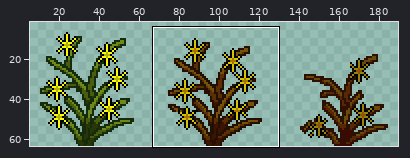
File history of a sprite sheet, TunedBeta/images/environment/WaterStarGrass.png. Above: a wide view before the commit, with the close-up outlined.
Close-up. As it was:
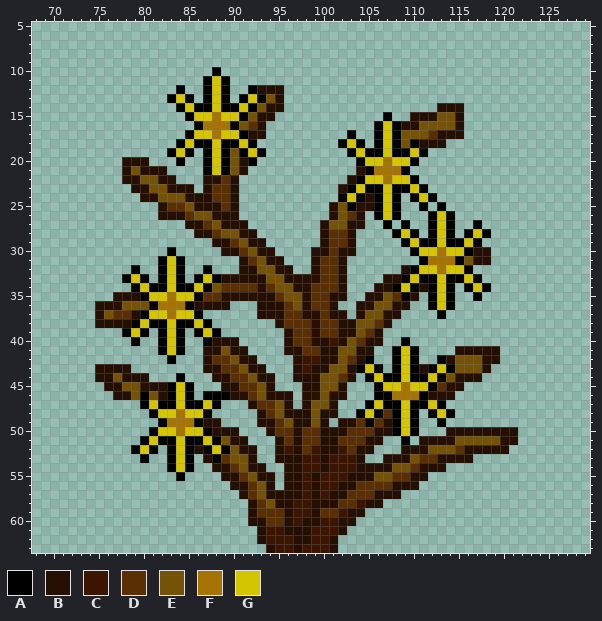
The file is 192x64 pixels. Shown: x 68..129, y 5..63. The wide view leaves out empty margins. The commit also changed other parts of the picture, which this record leaves out.
Palette (. is transparent): A #000000  B #250f02  C #3b1501  D #592f03  E #745207  F #a57404  G #d4c500
Pixels before (only the part around the change), first column x 68:
 5 ..............................................................
 6 ..............................................................
 7 ..............................................................
 8 ..............................................................
 9 ..............................................................
10 ....................A.........................................
11 ...................AGA........................................
12 ................A..AGA..ABBB..................................
13 ...............AGA.AGA.AGAEB..................................
14 ................AGAAGAAGAEBB.................BBB..............
15 .................AGGFGGAEBB............A..BBBEEB..............
16 ..................AFFFAEDB............AGABBEEEEB..............
17 .................AGGFGGABB.........A..AGAEEEDBBB..............
18 ................AGAAGAAGA.........AGA.AGAEABBB................
19 ...............AGA.AGAEAGA.........AGAAGAAGA..................
20 ..........BBB...A..AGAEBA...........AGGFGGA...................
21 ..........BEBBB....AGAEB............BAFFFA....................
22 ..........BBEEBB...BBDB............BAGGFGGA...................
23 ...........BBEEBBB.BDDB...........BAGAAGAAGA..................
24 ............BBEEEBBBDDB...........AGABAGA.AGA.................
25 ..............BDDEBBBDB..........BEABBAGA..A.A................
26 ..............BBBDEEBBB..........BEDB.AGA...AGA...............
27 .................BBDEBBB........BEEBB..A.A..AGA..A............
28 ..................BBDEEBB.......BDDB....AGA.AGA.AGA...........
29 ....................BBDEBB......BDDB.....AGAAGAAGA............
30 ...............A.....BBDEBB....BBDBB......AGGFGGABB...........
31 ..............AGA......BDEBB...BDDB........AFFFAEBB...........
32 ...........A..AGA..A...BBEEBB..BDDB......BAGGFGGA.............
33 ..........AGA.AGA.AGABBBBBEEBBBBDDB....BBAGAAGAAGA............
34 ...........AGAAGAAGAEDDDDBDEEBBDDDB...BBAGABAGA.AGA...........
35 .........BBBAGGFGGADDBBBBBBDEEBDDBB..BBEDAB.AGA..A............
36 .......BBBEEEAFFFABBBB...BBBDEBDDB..BBEEBB..AGA...............
37 .......BEDDBAGGFGGA......BBBDDBBDBB.BEEBB....A................
38 .......BBBBAGAAGAAGA.......BDDDBDDBBEEDB......................
39 ..........AGA.AGA.AGA.......BDDBDDBBEDB.......................
40 ...........A..AGA..ABBB.....BDDBBCBEDBB..A....................
41 ..............AGA..BBEBB....BBDDBBEEBB..AGA....BBBBB..........
42 ...............A...BDDEBB....BCCBBEDBA..AGA..ABEEEBB..........
43 .......BBBB........BBDDEBB...BCBBEEBAGA.AGABAGAEEEB...........
44 .......BBEBBB...A...BBDDEBB..BBBEEDB.AGAAGAAGAEBBB............
45 ........BBEEBBBAGA...BBDDEB...BBEEB...AGGFGGADBB..............
46 .........BBEAEBAGA.AAABBDEBBB.BBEBB...AAFFFABBB...............
47 ............AGAAGAAGA...BDDEB.BEEB...AGAAGAAGA................
48 .............AGGFGGA.....BDEBBBEBB..AGADAGA.AGA...............
49 ..............AFFFABB....BBDEBBEB.BBDADBAGA..A................
50 .............AGGFGGABBB...BDDBDDBBBDDDBBAGA...BBBBBBBB........
51 ............AGAAGAAGAEBB...BDBDDBBDDDBB..A.BBBBEEEEEBB........
52 ...........AGA.AGABAGAEBB..BCBDCBBCDBB...BBBEEEDBBBBB.........
53 ............A..AGA.BADEEB..BBBCCBCCCB..BBBEDDBBBB.............
54 ...............AGA..BBDEBB..BBCCBCCCBBBBEEDBBB................
55 ................A....BBDEBB.BBCBCCCBBBEEDDBB..................
56 ......................BBDEB.BBCBCCBBDDDDBBB...................
57 .......................BDEBBBBCBCBBDDDBBB.....................
58 ........................BDEBBCCBBBDDCBB.......................
59 ........................BDDDBCCBDDCBB.........................
60 ........................BBDDBCBBCCBB..........................
61 .........................BCCBBBCCCB...........................
62 .........................BCCCBBCCB............................
63 ..........................BCCBCCCB............................
The result:
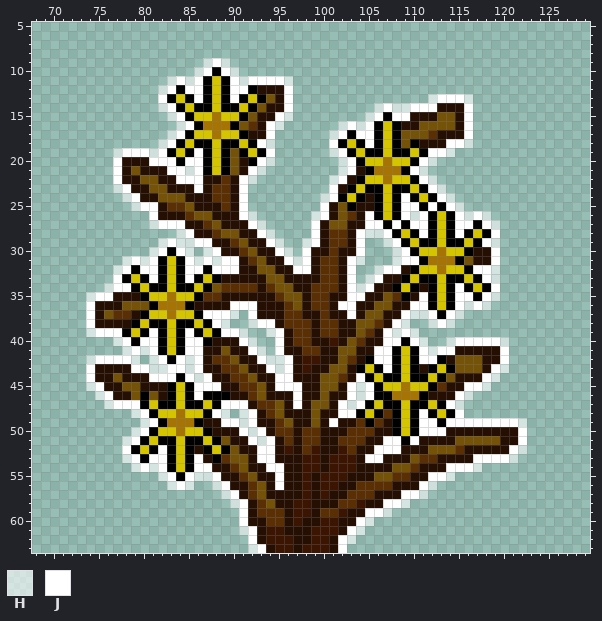
Colours new in this view: H #ffffff96  J #ffffff
Change:
y 9: x 87..89 ... -> HJH
y 10: x 86..87 .. -> HJ; x 89..90 .. -> JH
y 11: x 83..86 .... -> HJHJ; x 90..96 ....... -> JHJJJJH
y 12: x 82..83 .. -> HJ; x 85..86 .. -> JJ; x 90..91 .. -> JJ; x 96 . -> J
y 13: x 82 . -> J; x 86 . -> J; x 90 . -> J; x 96 . -> J; x 112..116 ..... -> HJJJH
y 14: x 82..83 .. -> HJ; x 96 . -> J; x 106..112 ....... -> HJHHJJJ; x 116 . -> J
y 15: x 83..84 .. -> HJ; x 95..96 .. -> JH; x 105..106 .. -> HJ; x 108..109 .. -> JJ; x 116 . -> J
y 16: x 84..85 .. -> HJ; x 94..95 .. -> JH; x 102..105 .... -> HJHJ; x 116 . -> J
y 17: x 83..84 .. -> HJ; x 94 . -> J; x 101..102 .. -> HJ; x 104..105 .. -> JJ; x 116 . -> J
y 18: x 82..83 .. -> HJ; x 93..94 .. -> JH; x 101 . -> J; x 105 . -> J; x 114..116 ... -> JJH
y 19: x 77..82 ...... -> HJJJHJ; x 86 . -> J; x 94 . -> J; x 101..102 .. -> HJ; x 112..114 ... -> JJH
y 20: x 77 . -> J; x 81..83 ... -> JJJ; x 85..86 .. -> JJ; x 93..94 .. -> JH; x 102..103 .. -> HJ; x 111..112 .. -> JH
y 21: x 77 . -> J; x 83..86 .... -> JJHJ; x 92..93 .. -> JH; x 102..103 .. -> HJ; x 110..111 .. -> JH
y 22: x 77 . -> J; x 84..86 ... -> JJJ; x 91..92 .. -> JH; x 101..102 .. -> HJ; x 111..112 .. -> JH
y 23: x 77..78 .. -> HJ; x 86 . -> J; x 91 . -> J; x 101 . -> J; x 112..113 .. -> JH
y 24: x 78..79 .. -> HJ; x 91 . -> J; x 100..101 .. -> HJ; x 109 . -> J; x 113..114 .. -> JH
y 25: x 79..81 ... -> HJJ; x 91 . -> J; x 100 . -> J; x 109..110 .. -> JJ; x 112 . -> J; x 114..115 .. -> JH
y 26: x 81 . -> J; x 91..92 .. -> JH; x 99..100 .. -> HJ; x 105 . -> J; x 109..111 ... -> JHJ; x 115..118 .... -> JHJH
y 27: x 81..84 .... -> HJJJ; x 92..93 .. -> JH; x 99 . -> J; x 105..106 .. -> JJ; x 108 . -> J; x 110..111 .. -> JJ; x 115..116 .. -> JJ; x 118..119 .. -> JH
y 28: x 84..85 .. -> HJ; x 93..94 .. -> JH; x 99 . -> J; x 104..107 .... -> JHHJ; x 111 . -> J; x 115 . -> J; x 119 . -> J
y 29: x 82..87 ...... -> HJHHJJ; x 94..95 .. -> JH; x 98..99 .. -> HJ; x 104 . -> J; x 107..108 .. -> HJ; x 118..119 .. -> JH
y 30: x 81..82 .. -> HJ; x 84..85 .. -> JH; x 87..88 .. -> HJ; x 95..96 .. -> JH; x 98 . -> J; x 104 . -> J; x 108..109 .. -> HJ; x 119 . -> J
y 31: x 78..81 .... -> HJHJ; x 85..90 ...... -> JHJHJJ; x 96..98 ... -> JHJ; x 103..104 .. -> JH; x 108..110 ... -> HJJ; x 119 . -> J
y 32: x 77..78 .. -> HJ; x 80..81 .. -> JJ; x 85..86 .. -> JJ; x 88..90 ... -> JJJ; x 97..98 .. -> JJ; x 103 . -> J; x 106..108 ... -> HJJ; x 117..119 ... -> JJH
y 33: x 77 . -> J; x 81 . -> J; x 85 . -> J; x 103 . -> J; x 105..106 .. -> HJ; x 118..119 .. -> JH
y 34: x 76..78 ... -> HJJ; x 103..105 ... -> JHJ; x 115 . -> J; x 119 . -> J
y 35: x 74..76 ... -> HJJ; x 103..104 .. -> JJ; x 111 . -> J; x 115..116 .. -> JJ; x 118..119 .. -> JH
y 36: x 74 . -> J; x 90..92 ... -> JJJ; x 102..103 .. -> JJ; x 110..111 .. -> JJ; x 115..118 .... -> JHJH
y 37: x 74 . -> J; x 87..90 .... -> JJJH; x 92 . -> J; x 103 . -> J; x 109..112 .... -> JHHJ; x 114..115 .. -> JH
y 38: x 74 . -> J; x 88..89 .. -> JH; x 92..94 ... -> HJJ; x 108..109 .. -> JH; x 112..114 ... -> HJH
y 39: x 74..77 .... -> HJJJ; x 81 . -> J; x 85 . -> J; x 89..91 ... -> JJH; x 94..95 .. -> HJ; x 107..110 .... -> JHJH
y 40: x 77..78 .. -> HJ; x 80..81 .. -> JJ; x 85..86 .. -> JJ; x 91..92 .. -> JH; x 95 . -> J; x 107..108 .. -> JJ; x 110..111 .. -> JH; x 114..120 ....... -> HJJJJJH
y 41: x 78..81 .... -> HJHJ; x 85..86 .. -> JJ; x 92..93 .. -> JH; x 95 . -> J; x 106..107 .. -> JJ; x 111..114 .... -> JHJJ; x 120 . -> J
y 42: x 74..79 ...... -> HJJJJH; x 81..82 .. -> HJ; x 84..86 ... -> JHJ; x 93..96 .... -> JHHJ; x 106..107 .. -> JJ; x 111..112 .. -> JJ; x 120 . -> J
y 43: x 74 . -> J; x 79..86 ........ -> JJHHJJHJ; x 94..96 ... -> JHJ; x 107 . -> J; x 119..120 .. -> JH
y 44: x 74 . -> J; x 81..83 ... -> JJJ; x 85..87 ... -> JHJ; x 95..96 .. -> JJ; x 104 . -> J; x 118..119 .. -> JH
y 45: x 74..75 .. -> HJ; x 86..88 ... -> JJJ; x 95..97 ... -> JJJ; x 103..105 ... -> JHJ; x 116..118 ... -> JJH
y 46: x 75..76 .. -> HJ; x 86 . -> J; x 97 . -> J; x 103..105 ... -> JHJ; x 115..116 .. -> JH
y 47: x 76..79 .... -> HJJJ; x 89..91 ... -> JJJ; x 97 . -> J; x 102..104 ... -> JHJ; x 114..115 .. -> JH
y 48: x 79..80 .. -> HJ; x 88..89 .. -> JH; x 91..92 .. -> HJ; x 102..103 .. -> JJ; x 111 . -> J; x 115 . -> J
y 49: x 80..81 .. -> HJ; x 89..92 .... -> JJHJ; x 101 . -> J; x 111..112 .. -> JJ; x 114..122 ......... -> JJJJJJJJH
y 50: x 79..80 .. -> HJ; x 91..93 ... -> JHJ; x 111..113 ... -> JJJ; x 122 . -> J
y 51: x 78..79 .. -> HJ; x 92..94 ... -> JHJ; x 107..108 .. -> JJ; x 110 . -> J; x 122 . -> J
y 52: x 78 . -> J; x 82 . -> J; x 93..94 .. -> JJ; x 106..108 ... -> JJJ; x 121..122 .. -> JH
y 53: x 78..79 .. -> HJ; x 81..82 .. -> JJ; x 86 . -> J; x 93..94 .. -> JJ; x 105..106 .. -> JJ; x 117..121 ..... -> JJJJH
y 54: x 79..82 .... -> HJHJ; x 86..87 .. -> JJ; x 94..95 .. -> JJ; x 114..117 .... -> JJJH
y 55: x 82..83 .. -> HJ; x 85..88 .... -> JHHJ; x 95 . -> J; x 112..114 ... -> JJH
y 56: x 83..85 ... -> HJH; x 88..89 .. -> HJ; x 95 . -> J; x 111..112 .. -> JH
y 57: x 89..90 .. -> HJ; x 109..111 ... -> JJH
y 58: x 90..91 .. -> HJ; x 107..109 ... -> JJH
y 59: x 91 . -> J; x 105..107 ... -> JJH
y 60: x 91 . -> J; x 104..105 .. -> JH
y 61: x 91..92 .. -> HJ; x 103..104 .. -> JH
y 62: x 92 . -> J; x 102..103 .. -> JH
y 63: x 92..93 .. -> HJ; x 102 . -> J
